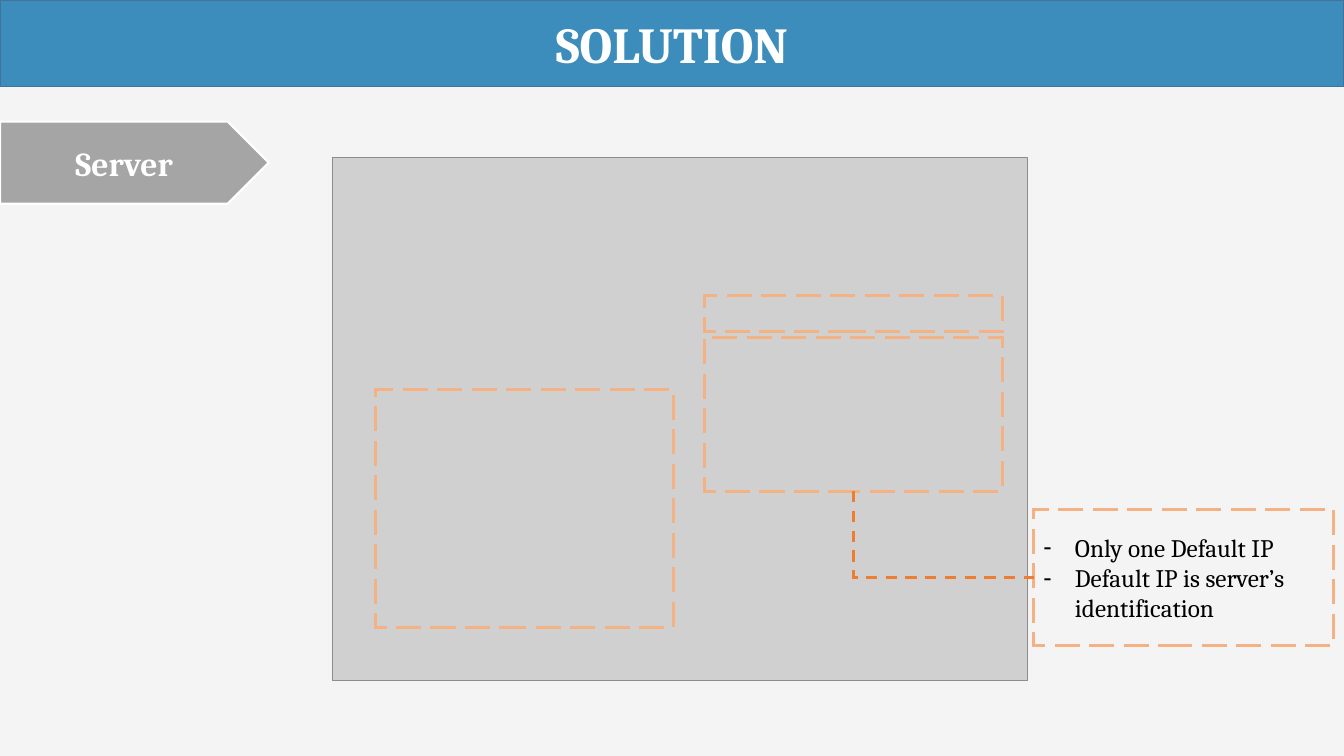
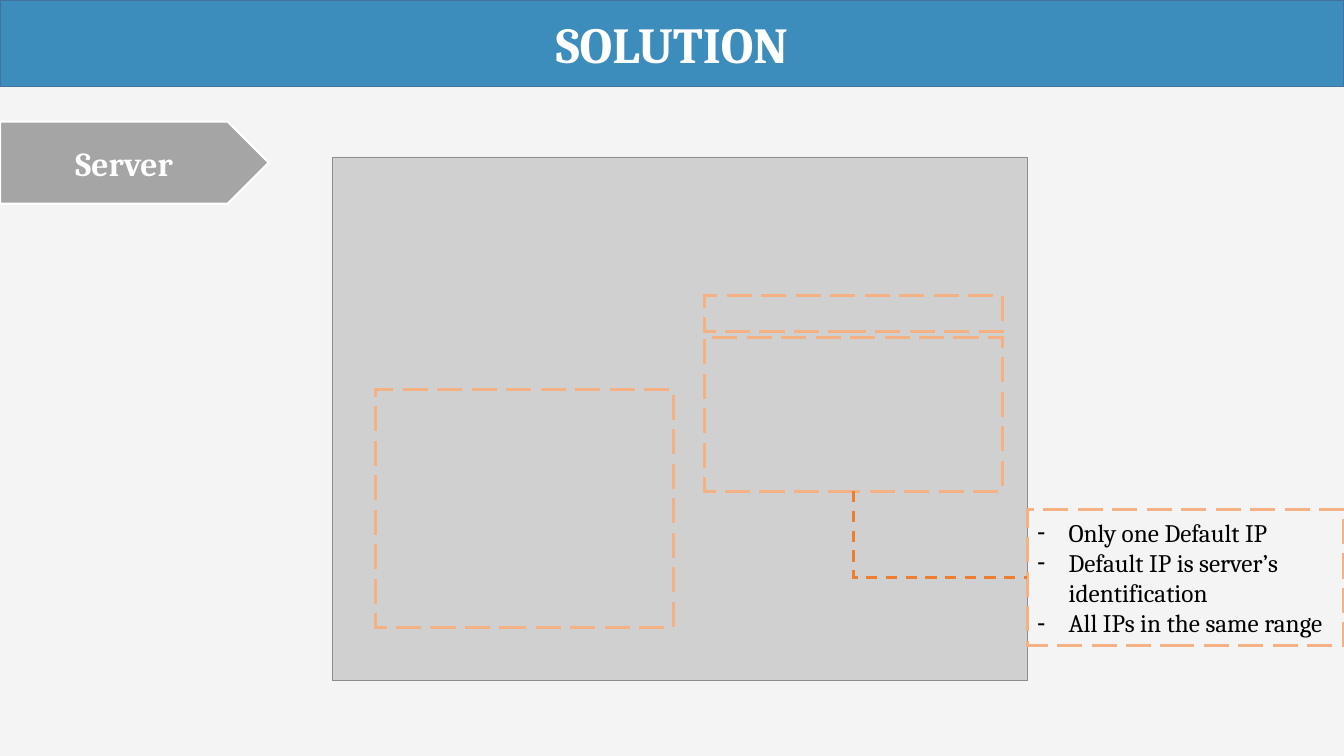
Before and after one commit to haltt051093/IMS-datacenter, a slide deck: slide 43 of Document/Presentation/IMS_20160408_Presentation.pptx (slide 44 before the commit). Drawn at 1344x756 pixels with LibreOffice and Linux fonts; fonts in the diff are those of the drawing; grey boxes stand for pictures. Boxes give left, top, right and bottom in pixels: in the first picture for what was removed or moved away, otherwise in the second. Text is boxed around its words. In the diff, an @@ line names an element or a change of style, - is before the commit and + after.

```diff
--- a/Document/Presentation/IMS_20160408_Presentation.pptx
+++ b/Document/Presentation/IMS_20160408_Presentation.pptx
@@ elbow line moved from (854, 491) - (1033, 578) to (854, 491) - (1027, 578) @@
@@ rectangle "Only one Default IP" resized from (x1=1033, y1=509, x2=1333, y2=645) to (x1=1027, y1=509, x2=1344, y2=645) @@
@@ text in rectangle at (x1=1069, y1=614, x2=1322, y2=638): paragraph added @@
+– All IPs in the same range
```
Also in this commit, not shown: 3 other slides changed, 1 slide removed.
